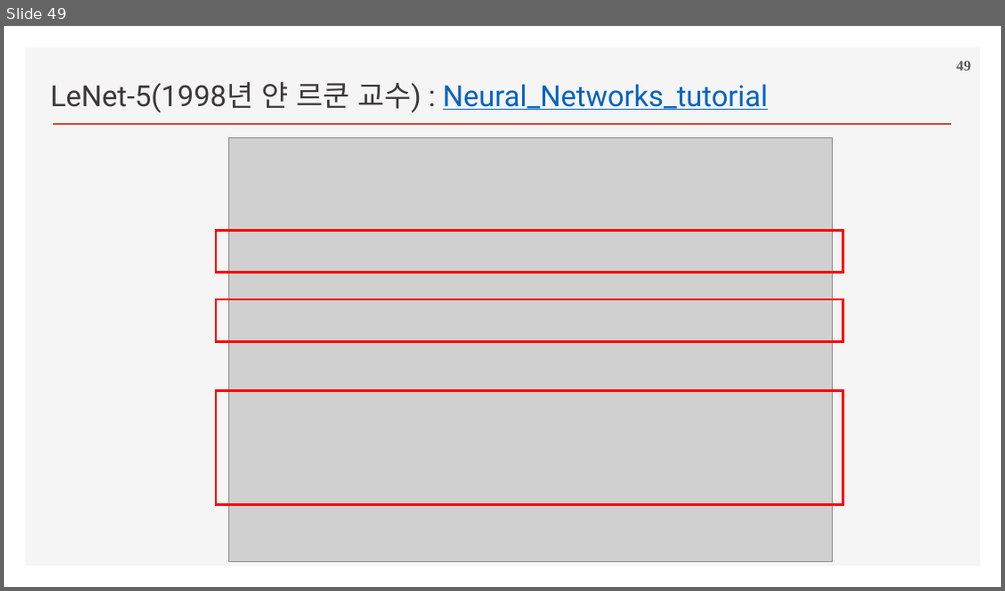
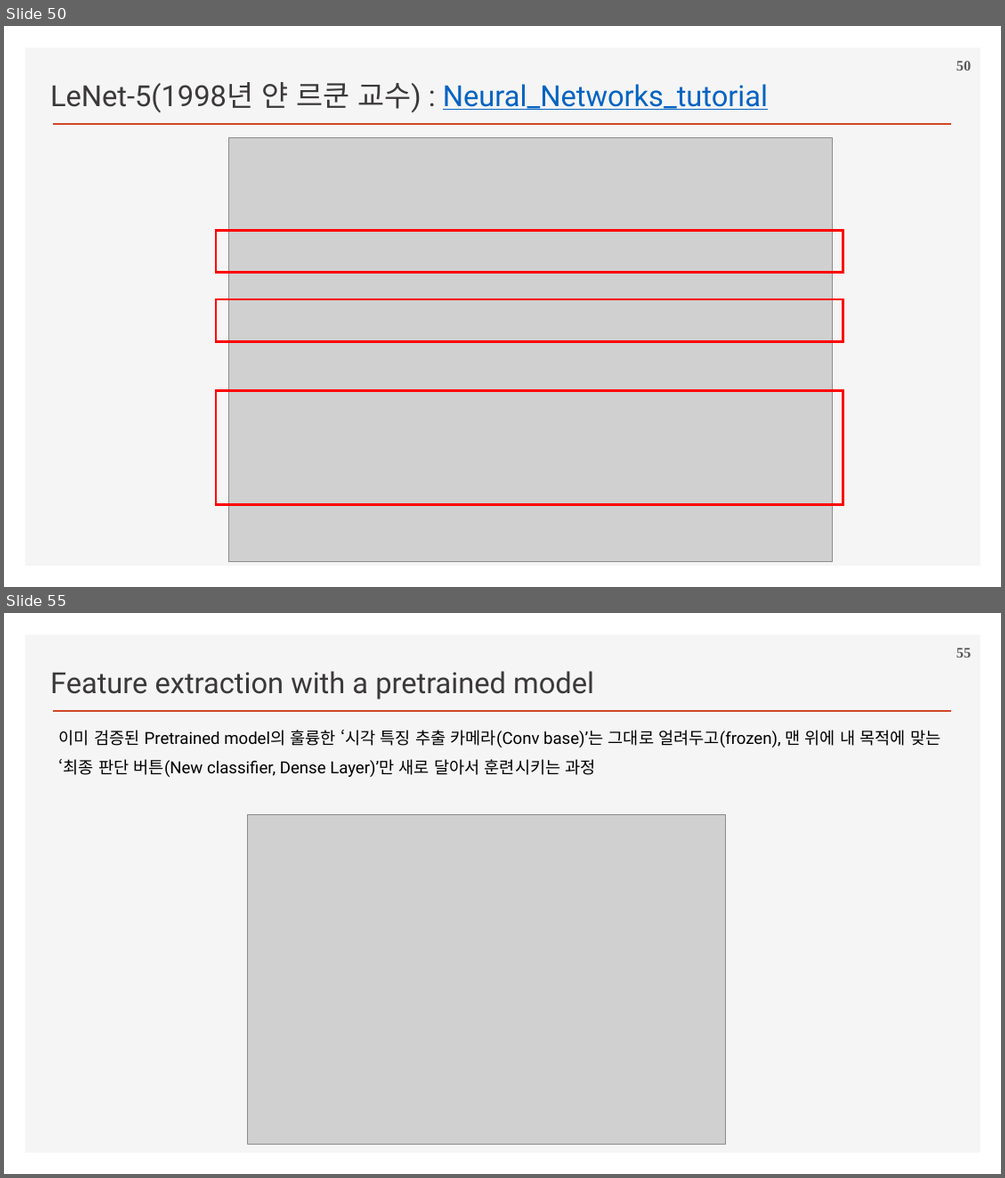
Before and after one commit to ancestor9/2026_Fall_Deep-Learning-with-Python, a slide deck: Chapter 08 Image Classification.pptx. Shown one above the other, each under a label of ours: slide 49 before the commit, slides 50 and 55 after it; the slides between them are not shown. The pictures are 1005x591 and 1005x1178 pixels, drawn with LibreOffice and Linux fonts; fonts in the diff are those of the drawing; grey boxes stand for pictures; background and template pictures are left out. Boxes give left, top, right and bottom in pixels: in the first picture for what was removed or moved away, otherwise in the second. Text is boxed around its words. In the diff, an @@ line names an element or a change of style, - is before the commit and + after.

```diff
--- a/Chapter 08 Image Classification.pptx
+++ b/Chapter 08 Image Classification.pptx
@@ slide 55 added at (x1=4, y1=613, x2=1001, y2=1174), background #FFFFFF; not listed: 2 template elements that a slide beside it also shows @@
@@ page number added at (x1=956, y1=648, x2=971, y2=657), 14 pt, text #595959, bold @@
+55
@@ text added at (x1=50, y1=671, x2=594, y2=699), 28 pt, text #3B3838 @@
+Feature extraction with a pretrained model
@@ text added at (x1=59, y1=730, x2=940, y2=777), 16 pt, text #000000 @@
+이미 검증된 Pretrained model의 훌륭한 ‘시각 특징 추출 카메라(Conv base)’는 그대로 얼려두고(frozen), 맨 위에 내 목적에 맞는 ‘최종 판단 버튼(New classifier, Dense Layer)’만 새로 달아서 훈련시키는 과정
@@ picture added at (x1=248, y1=814, x2=726, y2=1144) @@
@@ what was slide 49 is now slide 50 @@
@@ page number at (x1=956, y1=61, x2=971, y2=70): text changed @@
-49
+50
```
Also in this commit, not shown: 1 slide changed, 8 other slides added.
